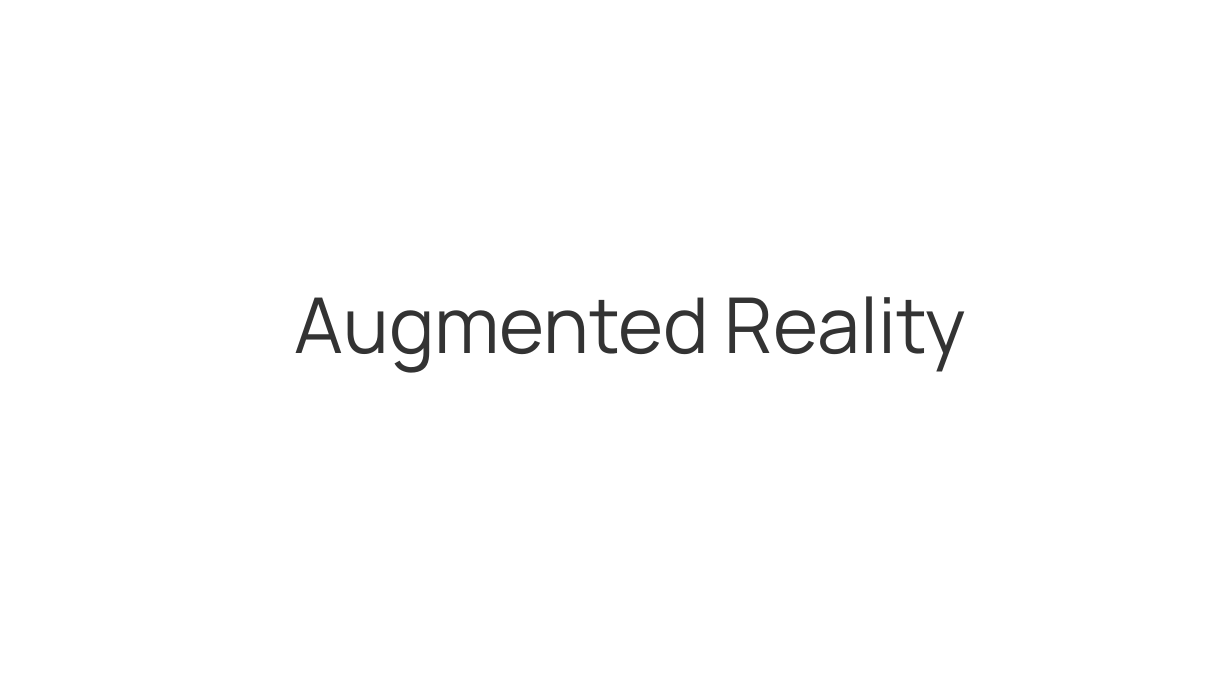
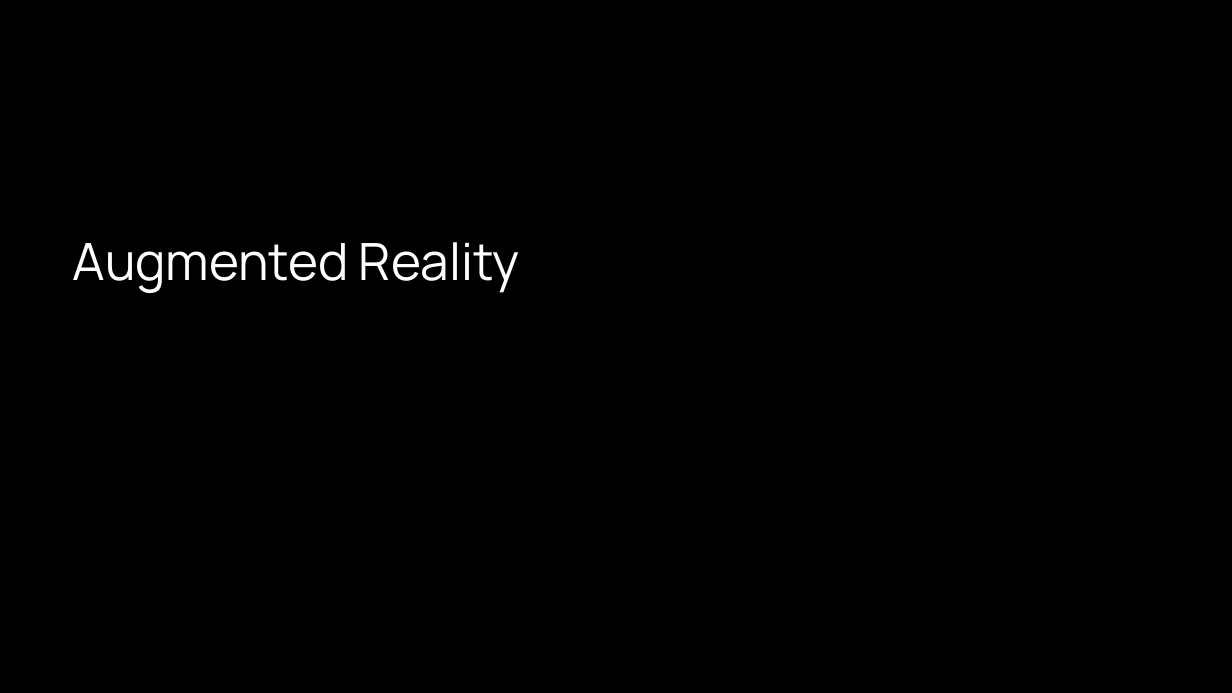
Before and after one commit to blinmura/ar, a slide deck: slide 1 of ar.pptx. Drawn at 1232x693 pixels with LibreOffice and Linux fonts; fonts in the diff are those of the drawing; background and template pictures are left out. Boxes give left, top, right and bottom in pixels: in the first picture for what was removed or moved away, otherwise in the second. Text is boxed around its words. In the diff, an @@ line names an element or a change of style, - is before the commit and + after.

```diff
--- a/ar.pptx
+++ b/ar.pptx
@@ background #FFFFFF to picture (left out) @@
@@ title "Augmented Reality": place and size @@
-title "Augmented Reality" at box(295, 296, 967, 373)
+title "Augmented Reality" at box(73, 242, 520, 293)
@@ title "Augmented Reality" at box(73, 242, 520, 293): size 60 to 40 pt, text colour #333333 to none, letter outline none to #FFFFFF 1.75 pt; alignment centre to left @@
```
Also in this commit, not shown: 5 other slides changed.
